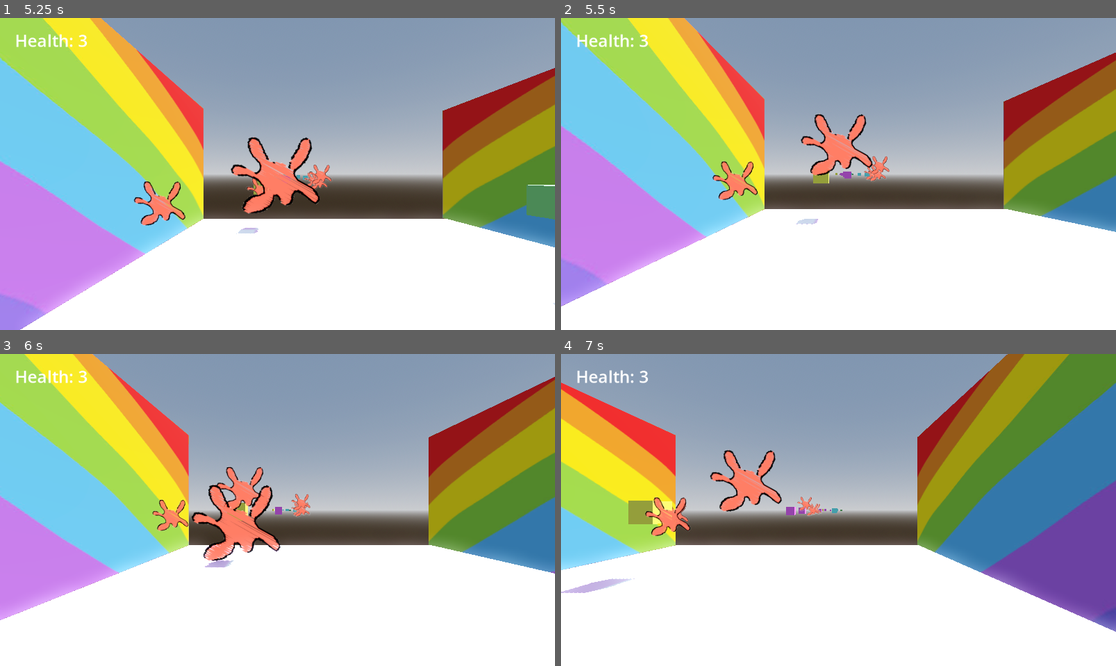
Above: before the commit, frames 1-4 (two rows, left to right).
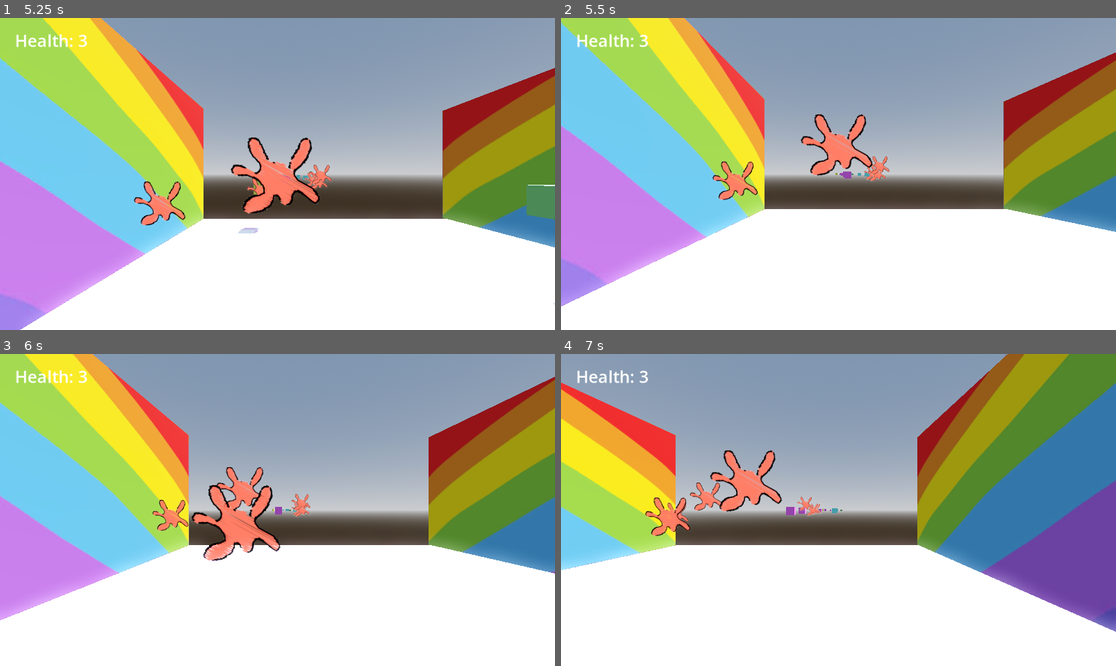
Above: after the commit, the same moments.

Repository: Ava-TU/ShooterGame_Assignment
Game: Godot game, scene res://Scenes/Level.tscn
The game is run twice, just before and just after one commit, with the same random seed, the same clock (stepped at 60 frames per second) and the same inputs. The project has no main scene, so this scene is started directly.
Inputs (mouse positions are in pixels of both pictures, inside the frame that each line leads up to):
- Up to frame 1 (5.25 s): tap Enter (ui_accept) at 0.5, 0.77, 1.52, 3.02, 3.77, 4.52 s; move the mouse to (249, 236) at 0.52 s; hold Up (ui_up) 0.53-2.03 s; click (249, 236) at 0.6 s; move the mouse to (444, 220) at 1.27 s; click (444, 220) at 1.35 s; move the mouse to (111, 127) at 2.02 s; hold A (left) 2.03-3.53 s; click (111, 127) at 2.1 s; move the mouse to (305, 174) at 2.77 s; click (305, 174) at 2.85 s; move the mouse to (194, 96) at 3.52 s; hold Down (ui_down) 3.53-4.28 s; click (194, 96) at 3.6 s; move the mouse to (399, 158) at 4.27 s; hold D (right) 4.28-5.03 s; click (399, 158) at 4.35 s; move the mouse to (166, 189) at 5.02 s; hold Up (ui_up) from 5.03 s (still down); click (166, 189) at 5.1 s
- Up to frame 2 (5.5 s): keep holding Up (ui_up)
- Up to frame 3 (6 s): move the mouse to (333, 441) at 5.77 s; release Up (ui_up) at 5.78 s; hold D (right) from 5.78 s (still down); click (333, 441) at 5.85 s
- Up to frame 4 (7 s): keep holding D (right); tap Enter (ui_accept) at 6.02, 6.77 s; move the mouse to (810, 572) at 6.52 s; click (810, 572) at 6.6 s

Frame 1 is identical in both runs. In frame 2, 0.1% of the frame differs, in the area x 42-49%, y 48-67%; in frame 3, 0.1%; in frame 4, 0.9%, in the area x 0-30%, y 41-77%.

Commit message:
adds 100 score when hitting blocks

Diff:
--- a/shooter_assignment/Scripts/modules.gd
+++ b/shooter_assignment/Scripts/modules.gd
@@ -1,7 +1,6 @@
 extends Node3D
 
 @onready var level = $"../"
-@onready var score = $"../"
 
 var speed = 3
 
@@ -15,20 +14,27 @@
 
 func _on_hit_box_area_entered(_area: Area3D) -> void:
 	print ("Paint 1")
-	score.score += 100
-	print(score.score)
+	level.score += 100
+	print(level.score)
+	queue_free()
 
 
 func _on_area_3d_area_entered(_area: Area3D) -> void:
 	print ("Paint 2")
+	level.score += 100
+	print(level.score)
 	queue_free()
 
 
 func _on_hit_box_3_area_entered(_area: Area3D) -> void:
 	print ("Paint 3")
+	level.score += 100
+	print(level.score)
 	queue_free()
 
 
 func _on_hit_box_4_area_entered(_area: Area3D) -> void:
 	print ("Paint 4")
+	level.score += 100
+	print(level.score)
 	queue_free()
